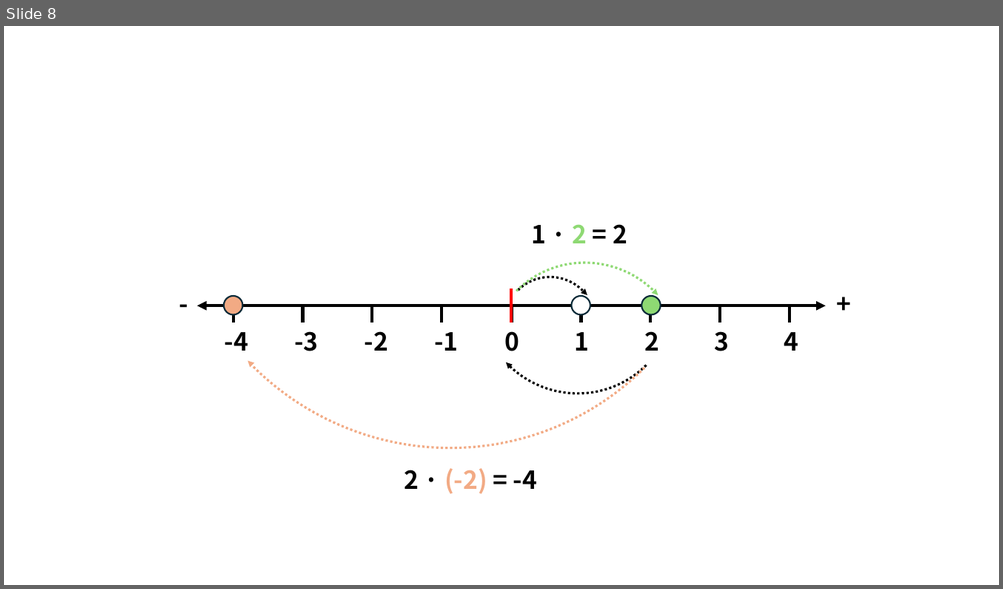
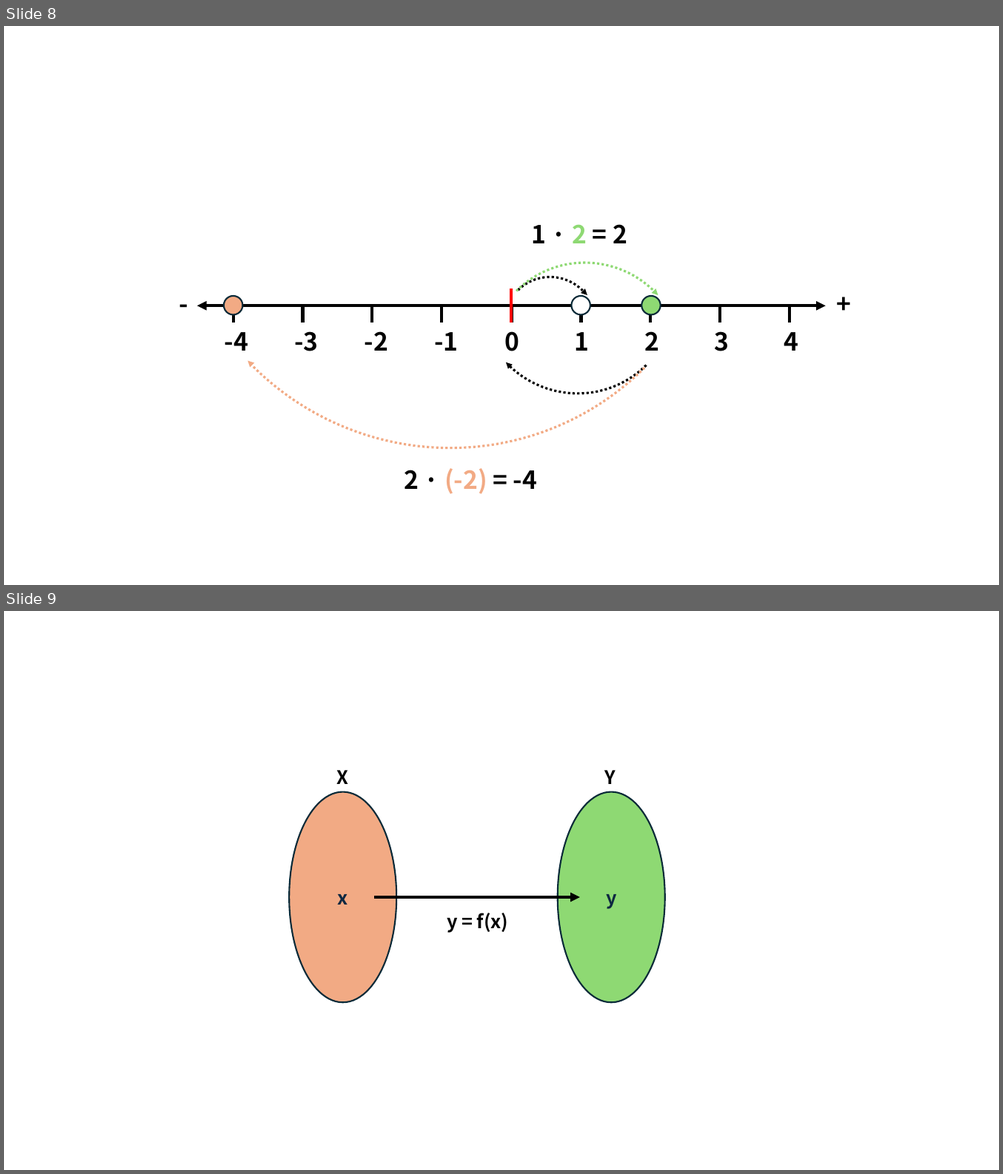
Before and after one commit to corn1200/GameMath-example, a slide deck: img/그림.pptx. Shown one above the other, each under a label of ours: slide 8 before the commit, slides 8 and 9 after it. The pictures are 1003x589 and 1003x1174 pixels, drawn with LibreOffice and Linux fonts; fonts in the diff are those of the drawing. Boxes give left, top, right and bottom in pixels: in the first picture for what was removed or moved away, otherwise in the second. Text is boxed around its words. In the diff, an @@ line names an element or a change of style, - is before the commit and + after.

```diff
--- a/img/그림.pptx
+++ b/img/그림.pptx
@@ slide 9 added at (x1=4, y1=611, x2=999, y2=1170), background #FFFFFF @@
@@ group added at (x1=289, y1=770, x2=665, y2=1002): 3 texts, 2 ellipses, 1 arrow @@
+x
+y
+X
+Y
+y = f(x)
```
Also in this commit, not shown: 8 other slides added, 10 other files.
